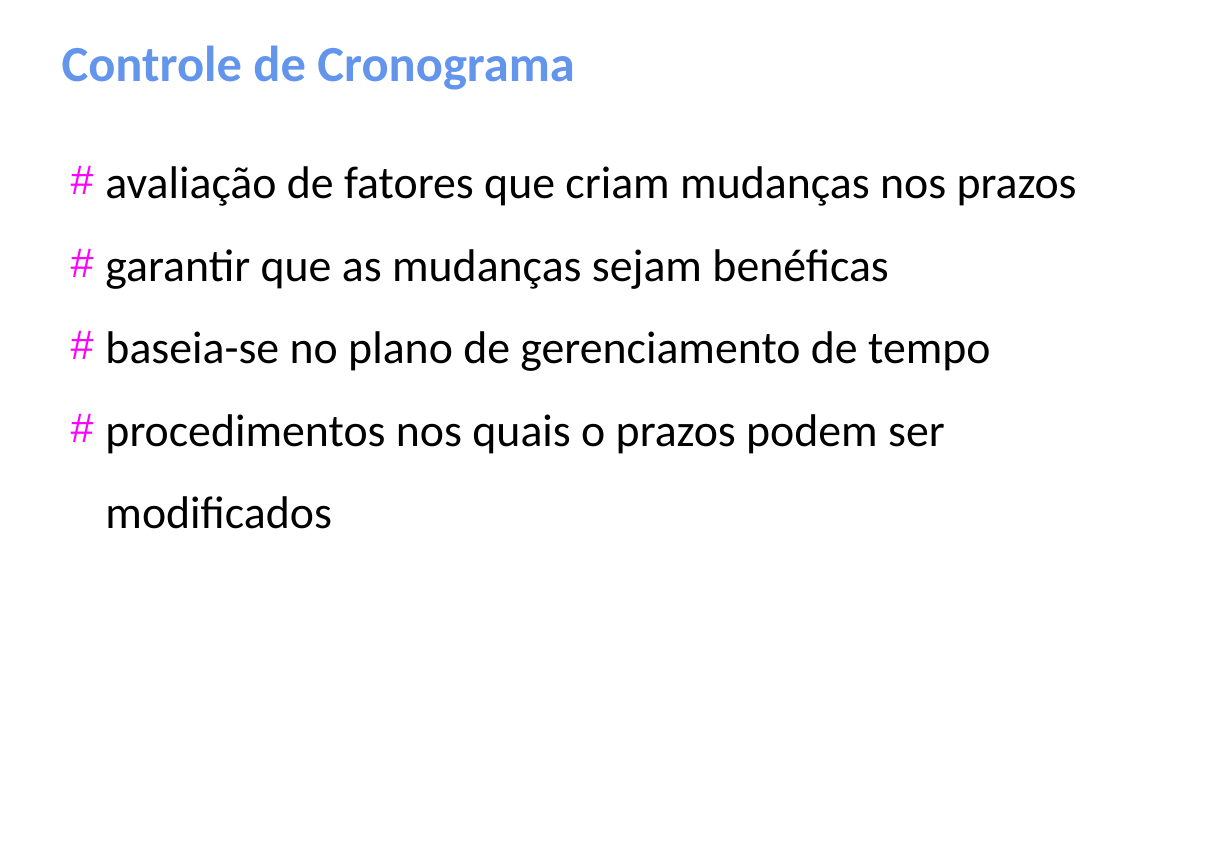
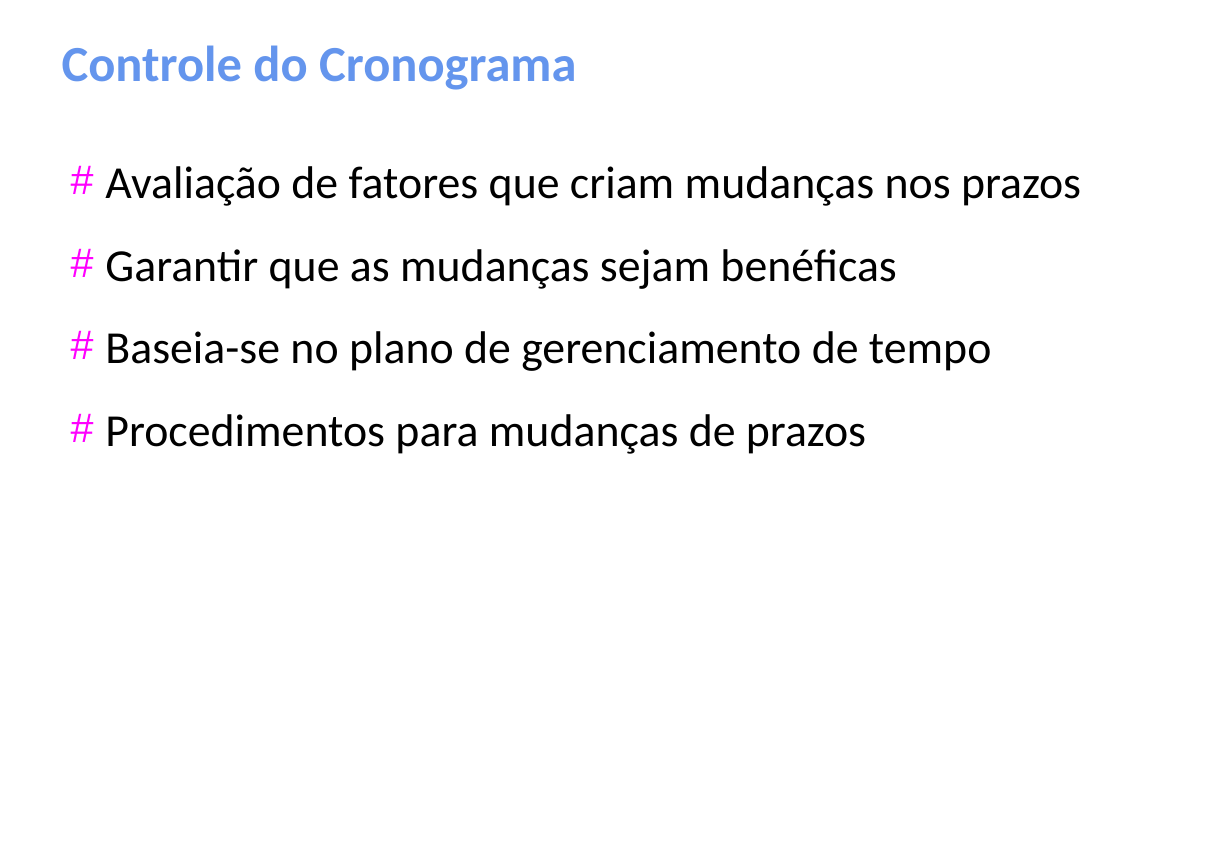
Before and after one commit to gomesluiz/gestao-de-projetos, a slide deck: slide 93 of aulas/project-aula-01.odp (slide 75 before the commit). Drawn at 1232x853 pixels with LibreOffice and Linux fonts; fonts in the diff are those of the drawing. Boxes give left, top, right and bottom in pixels: in the first picture for what was removed or moved away, otherwise in the second. Text is boxed around its words. In the diff, an @@ line names an element or a change of style, - is before the commit and + after.

```diff
--- a/aulas/project-aula-01.odp
+++ b/aulas/project-aula-01.odp
@@ title at box(62, 45, 576, 90): text changed @@
-Controle de Cronograma
+Controle do Cronograma
@@ text at box(105, 166, 1081, 454): text changed @@
-# avaliação de fatores que criam mudanças nos prazos
-# garantir que as mudanças sejam benéficas
-# baseia-se no plano de gerenciamento de tempo
-# procedimentos nos quais o prazos podem ser modificados
+# Avaliação de fatores que criam mudanças nos prazos
+# Garantir que as mudanças sejam benéficas
+# Baseia-se no plano de gerenciamento de tempo
+# Procedimentos para mudanças de prazos
```
Also in this commit, not shown: 10 other slides changed, 20 slides added, 2 slides removed.
